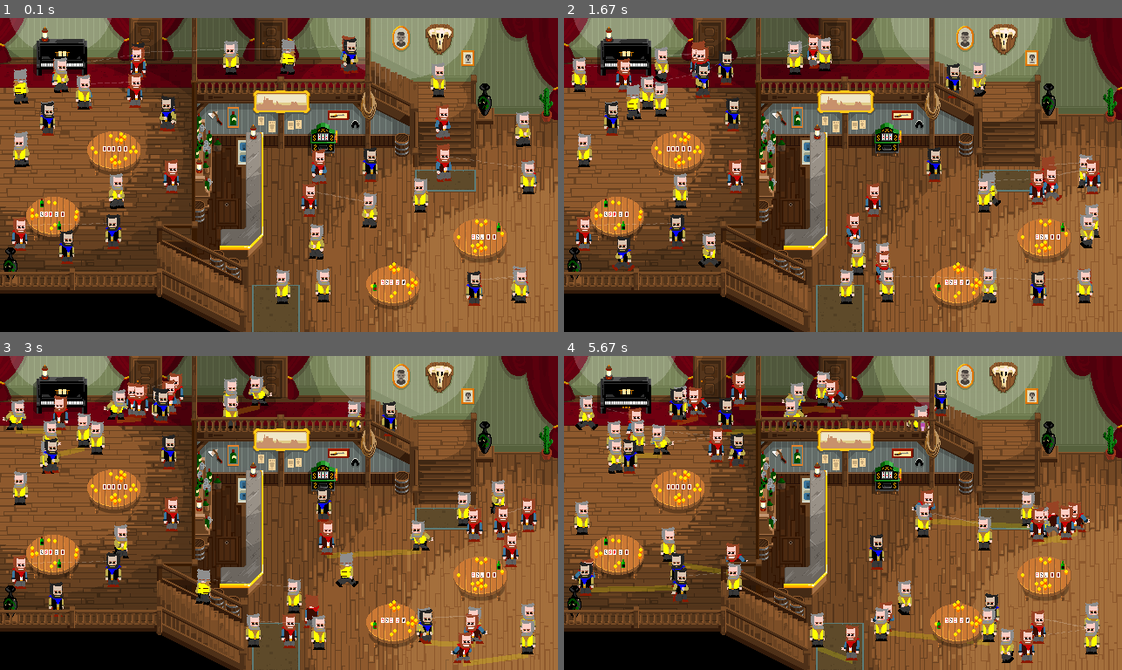
Above: before the commit, frames 1-4 (two rows, left to right).
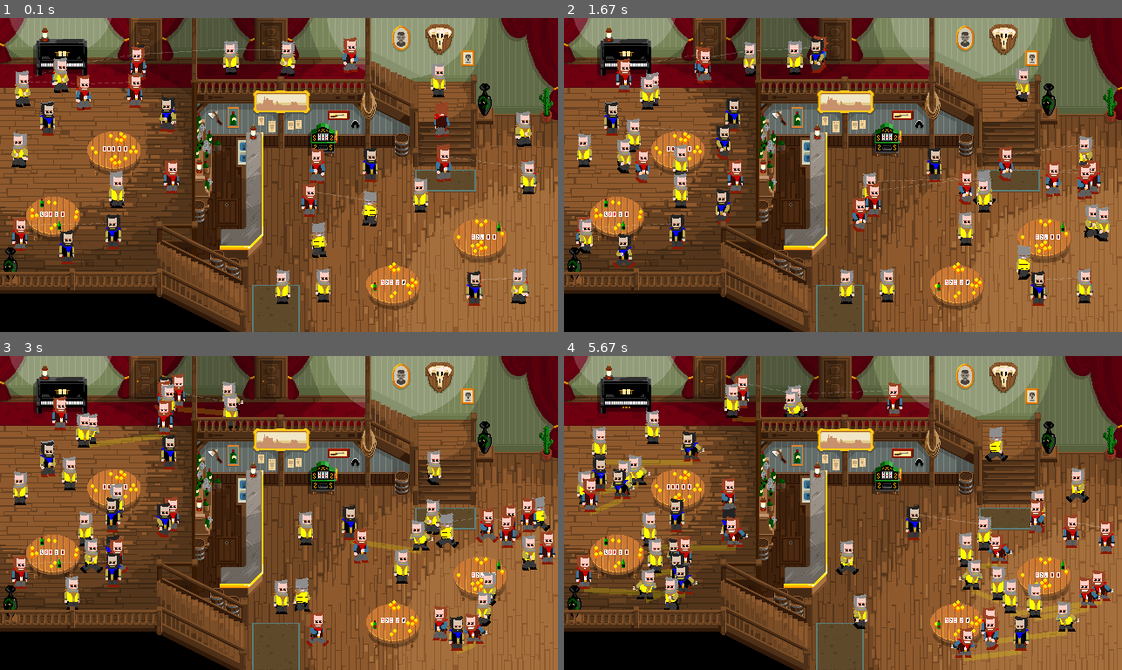
Above: after the commit, the same moments.

Repository: yboog/ragtime-rumble
Game: pygame game, started from drunkparanoia/drunkparanoia/__main__.py
Two runs of this game, one before a commit and one after it. Both use one fixed random seed, a clock stepped at 60 frames per second and the inputs below.
Inputs:
- Up to frame 1 (0.1 s): no input
- Up to frame 2 (1.67 s): no input
- Up to frame 3 (3 s): no input
- Up to frame 4 (5.67 s): no input

The runs differ from the first frame. In frame 1, 2.5% of the frame differs, in the area x 2-96%, y 5-92%; in frame 2, 8.9%; in frame 3, 14%; in frame 4, 20%, in the area x 1-99%, y 4-99%.

Commit message:
Add Kill message

Diff:
--- a/drunkparanoia/drunkparanoia/__main__.py
+++ b/drunkparanoia/drunkparanoia/__main__.py
@@ -9,7 +9,7 @@
 
 pygame.init()
 screen = pygame.display.set_mode((640, 360), pygame.SCALED | pygame.FULLSCREEN)
-screen = pygame.display.set_mode((640, 360), pygame.SCALED)
+# screen = pygame.display.set_mode((640, 360), pygame.SCALED)
 # screen = pygame.display.set_mode((640, 360))
 pygame.joystick.init()
 load_skins()
--- a/drunkparanoia/drunkparanoia/character.py
+++ b/drunkparanoia/drunkparanoia/character.py
@@ -1,9 +1,17 @@
+
 import random
 from drunkparanoia.config import (
-    DIRECTIONS, SPEED, COUNTDOWNS, HAT_TO_DIRECTION, HOLDABLE_ANIMATIONS)
+    DIRECTIONS, SPEED, COUNTDOWNS, HAT_TO_DIRECTION, HOLDABLE_ANIMATIONS,
+    SMOOTH_PATH_SELECTION_RADIUS, SMOOTH_PATH_USAGE_PROBABILITY)
 from drunkparanoia.joystick import get_pressed_direction, get_current_commands
 from drunkparanoia.config import LOOPING_ANIMATIONS, CHARACTER_STATUSES
 from drunkparanoia.coordinates import Coordinates, get_box, distance
+
+
+NPC_NAMES = (
+    'Wyatt', 'Cornelius', 'Chris', 'Jesse', 'Bob', 'Rich', 'Emmett', 'William',
+    'Butch', 'John', 'Ned', 'Borlaf', 'Scare Jones', 'Ike', 'Billy',
+    'Frankie', 'Jackson', 'Roy', 'Dan', 'Juan', 'Scott')
 
 
 class Player:
@@ -187,6 +195,7 @@
     def evaluate_free(self):
         if self.test_duels():
             return
+
         if self.interaction_cooldown > 0:
             self.interaction_cooldown -= 1
 
@@ -214,12 +223,8 @@
             self.character.end_autopilot()
             self.is_cooling_down = False
             self.character.status = CHARACTER_STATUSES.AUTOPILOT
-            functions = [shortest_path] * 2 + [equilateral_path]
-            func = random.choice(functions)
             self.character.ghost = None
-            destination = self.character.choice_destination()
-            position = self.character.coordinates.position
-            self.character.path = func(position, destination)
+            self.character.path = self.build_path()
             self.character.autopilot()
             next(self.character)
             return
@@ -228,6 +233,20 @@
             self.character.decelerate()
         self.cool_down -= 1
         next(self.character)
+
+    def build_path(self):
+        position = self.character.coordinates.position
+        if random.choice(range(SMOOTH_PATH_USAGE_PROBABILITY)) == 0:
+            paths = filter_close_paths(
+                position, self.scene.smooth_paths,
+                SMOOTH_PATH_SELECTION_RADIUS)
+            if paths:
+                return smooth_path_to_path(position, random.choice(paths))
+
+        functions = [shortest_path] * 2 + [equilateral_path]
+        func = random.choice(functions)
+        destination = self.character.choice_destination()
+        return func(position, destination)
 
     def __next__(self):
         if self.coma_count_down == 0:
@@ -295,6 +314,7 @@
             if not self.scene.collide(get_box(dst, self.box)):
                 return dst
             limit += 1
+
         x, y = [int(n) for n in self.coordinates.position]
         x = random.randrange(x - 75, x + 75)
         y = random.randrange(y - 75, y + 75)
@@ -497,6 +517,7 @@
         if self.duel_target:
             self.duel_target.duel_target = None
             self.duel_target = None
+        self.scene.kill_message(self, target)
 
     def release_duel(self):
         if self.duel_target:
@@ -617,6 +638,18 @@
     return [intermediate, dst]
 
 
+def filter_close_paths(point, paths, maxdistance):
+    return [path for path in paths if distance(point, path[0]) < maxdistance]
+
+
+def smooth_path_to_path(orig, points):
+    path = []
+    for point in points:
+        path.extend(shortest_path(orig, point))
+        orig = point
+    return path
+
+
 def shortest_path(orig, dst):
     """
     Create a path between an origin and a destination lock to height
--- a/drunkparanoia/drunkparanoia/config.py
+++ b/drunkparanoia/drunkparanoia/config.py
@@ -21,6 +21,8 @@
 
 LOOPING_ANIMATIONS = ['idle', 'walk', 'piano', 'poker', 'suspicious', 'balcony']
 HOLDABLE_ANIMATIONS = ['call', 'death', 'coma']
+SMOOTH_PATH_SELECTION_RADIUS = 50
+SMOOTH_PATH_USAGE_PROBABILITY = 2
 
 
 class DUEL:
@@ -38,6 +40,8 @@
 
 
 class COUNTDOWNS:
+    MESSAGE_DISPLAY_TIME = 300
+    MESSAGE_FADEOFF_DURATION = 35
     ACTION_COOLDOWN = 15
     VOMIT_MIN = 500
     VOMIT_MAX = 1500
--- a/drunkparanoia/drunkparanoia/io.py
+++ b/drunkparanoia/drunkparanoia/io.py
@@ -69,6 +69,10 @@
         with open(skin, 'r') as f:
             data = json.load(f)
         load_skin(data)
+
+
+def get_font(filename):
+    return f'{GAMEROOT}/resources/fonts/{filename}'
 
 
 def load_skin(data):
--- a/drunkparanoia/drunkparanoia/render.py
+++ b/drunkparanoia/drunkparanoia/render.py
@@ -1,10 +1,16 @@
 import numpy
 import math
 import pygame
-from drunkparanoia.io import get_image
+from drunkparanoia.io import get_image, get_font
 from drunkparanoia.config import LOOP_STATUSES
 from drunkparanoia.scene import column_to_group, get_score_data
 from drunkparanoia.character import Character
+
+
+KILL_MESSAGE_SCREEN_PADDING = 10
+KILL_MESSAGE_PADDING = 1
+KILL_MESSAGE_MARGIN = 2
+
 
 
 def render_game(screen, loop):
@@ -17,6 +23,7 @@
     if loop.status == LOOP_STATUSES.DISPATCHING:
         render_dispatching(screen, loop)
         render_players_ol_score(screen, loop.scene)
+    render_messages(screen, loop.scene)
 
 
 CELL_WIDTH = 55
@@ -275,3 +282,29 @@
         start = (round(x1), round(y1))
         end = (round(x2), round(y2))
         pygame.draw.line(surf, color, start, end, width)
+
+
+def render_messages(screen, scene):
+    for i, (text, alpha) in enumerate(scene.messager.data):
+        font = pygame.font.Font(get_font('Pixel-Western.TTF'), 8)
+        text_surface = font.render(text, False, (0, 0, 0))
+        text_surface.set_alpha(alpha)
+        text_rect = text_surface.get_rect()
+        top = (
+            i * (
+                text_rect.height +
+                (KILL_MESSAGE_MARGIN * 2) +
+                KILL_MESSAGE_PADDING))
+        text_rect.topright = (screen.get_width(), top)
+        text_rect.top += KILL_MESSAGE_SCREEN_PADDING
+        text_rect.right -= KILL_MESSAGE_SCREEN_PADDING
+        bg_surface = pygame.Surface((
+            text_rect.width + (KILL_MESSAGE_MARGIN * 2),
+            text_rect.height + (KILL_MESSAGE_MARGIN * 2)))
+        bg_surface.fill((248, 213, 155))
+        bg_surface.set_alpha(alpha)
+        bg_rect = bg_surface.get_rect()
+        bg_rect.top = text_rect.top - KILL_MESSAGE_MARGIN
+        bg_rect.left = text_rect.left - KILL_MESSAGE_MARGIN
+        screen.blit(bg_surface, bg_rect)
+        screen.blit(text_surface, text_rect)
--- a/drunkparanoia/drunkparanoia/scene.py
+++ b/drunkparanoia/drunkparanoia/scene.py
@@ -6,7 +6,7 @@
 from copy import deepcopy
 
 from drunkparanoia.background import Prop, Background, Overlay
-from drunkparanoia.character import Character, Player, Npc
+from drunkparanoia.character import Character, Player, Npc, NPC_NAMES
 from drunkparanoia.coordinates import (
     box_hit_box, point_in_rectangle, box_hit_polygon, path_cross_polygon,
     path_cross_rect)
@@ -83,6 +83,8 @@
     scene.targets = data['targets']
     scene.fences = data['fences']
     scene.startups = data['startups']
+    scene.smooth_paths = [p['points'] for p in data['paths'] if not p['hard']]
+    scene.hard_paths = [p['points'] for p in data['paths'] if p['hard']]
     popspots = data['popspots'][:]
     random.shuffle(popspots)
     scene.popspot_generator = itertools.cycle(popspots)
@@ -293,31 +295,36 @@
 
     def __init__(self):
         self.name = ""
-        self.score_ol = None
-        self.vfx = []
+        # Score
+        self.bullet_positions = []
+        self.bullet_images = []
         self.life_images = []
         self.life_positions = []
-        self.bullet_positions = []
-        self.bullet_images = []
+        self.score_ol = None
+        # Data
+        self.backgrounds = []
         self.characters = []
-        self.props = []
+        self.fences = []
+        self.hard_paths = []
+        self.interaction_zones = []
+        self.no_go_zones = []
+        self.npcs = []
         self.overlays = []
         self.players = []
-        self.npcs = []
         self.possible_duels = []
-        self.no_go_zones = []
-        self.interaction_zones = []
-        self.backgrounds = []
-        self.walls = []
+        self.props = []
+        self.smooth_paths = []
         self.stairs = []
         self.targets = []
-        self.fences = []
-
+        self.vfx = []
+        self.walls = []
+        # Runtime
         self.black_screen_countdown = 0
         self.white_screen_countdown = 0
         self.killer = None
         self.popspot_generator = None
         self.character_generator = None
+        self.messager = Messager()
 
     def create_vfx(self, name, position, flipped=True):
         for vfx in self.vfx:
@@ -426,6 +433,7 @@
         return any(box_hit_polygon(box, wall) for wall in self.walls)
 
     def __next__(self):
+        next(self.messager)
         for evaluable in self.npcs + self.players:
             next(evaluable)
 
@@ -442,6 +450,13 @@
         for player in self.players:
             if player.character == character:
                 return player
+
+    def kill_message(self, killer, victim):
+        pl = self.find_player(killer)
+        name1 = f'Player {pl.index}' if pl else random.choice(NPC_NAMES)
+        pl = self.find_player(victim)
+        name2 = f'Player {pl.index}' if pl else random.choice(NPC_NAMES)
+        self.messager.add_message(f'{name1} shooted {name2}')
 
     def create_npcs(self):
         assigned_characters = [player.character for player in self.players]
@@ -471,6 +486,35 @@
             c for c in self.characters if c.spritesheet.animation == 'death']
 
 
+class Messager:
+    def __init__(self):
+        self.messages = []
+
+    def add_message(self, message):
+        self.messages.append([message, COUNTDOWNS.MESSAGE_DISPLAY_TIME])
+
+    def __next__(self):
+        to_delete = []
+        for i, message in enumerate(self.messages):
+            if message[1] > 0:
+                message[1] -= 1
+            else:
+                to_delete.append(i)
+        for i in sorted(to_delete, reverse=True):
+            del self.messages[i]
+
+    @property
+    def data(self):
+        return [
+            [text, self.get_opacity(countdown)]
+            for text, countdown in self.messages]
+
+    def get_opacity(self, countdown):
+        if countdown > COUNTDOWNS.MESSAGE_FADEOFF_DURATION:
+            return 255
+        return int((countdown / COUNTDOWNS.MESSAGE_FADEOFF_DURATION) * 255)
+
+
 class InteractionZone:
     def __init__(self, data):
         self.id = data['id']
--- a/drunkparanoia/resources/scenes/saloon.json
+++ b/drunkparanoia/resources/scenes/saloon.json
@@ -1920,6 +1920,106 @@
         [
           65,
           166
+        ]
+      ],
+      "hard": false
+    },
+    {
+      "points": [
+        [
+          392,
+          238
+        ],
+        [
+          523,
+          214
+        ],
+        [
+          622,
+          227
+        ],
+        [
+          625,
+          329
+        ]
+      ],
+      "hard": false
+    },
+    {
+      "points": [
+        [
+          564,
+          309
+        ],
+        [
+          518,
+          310
+        ],
+        [
+          499,
+          350
+        ],
+        [
+          378,
+          349
+        ],
+        [
+          350,
+          255
+        ]
+      ],
+      "hard": false
+    },
+    {
+      "points": [
+        [
+          37,
+          192
+        ],
+        [
+          18,
+          211
+        ],
+        [
+          20,
+          269
+        ],
+        [
+          46,
+          289
+        ],
+        [
+          107,
+          288
+        ]
+      ],
+      "hard": false
+    },
+    {
+      "points": [
+        [
+          93,
+          116
+        ],
+        [
+          69,
+          148
+        ],
+        [
+          71,
+          183
+        ],
+        [
+          102,
+          201
+        ],
+        [
+          104,
+          249
+        ],
+        [
+          145,
+          260
         ]
       ],
       "hard": false
Binary file added: drunkparanoia/resources/fonts/Pixel-Western.ttf
Binary file added: drunkparanoia/resources/fonts/RETRO_GAMING.TTF
Binary file added: drunkparanoia/resources/fonts/VGASYS.FON
